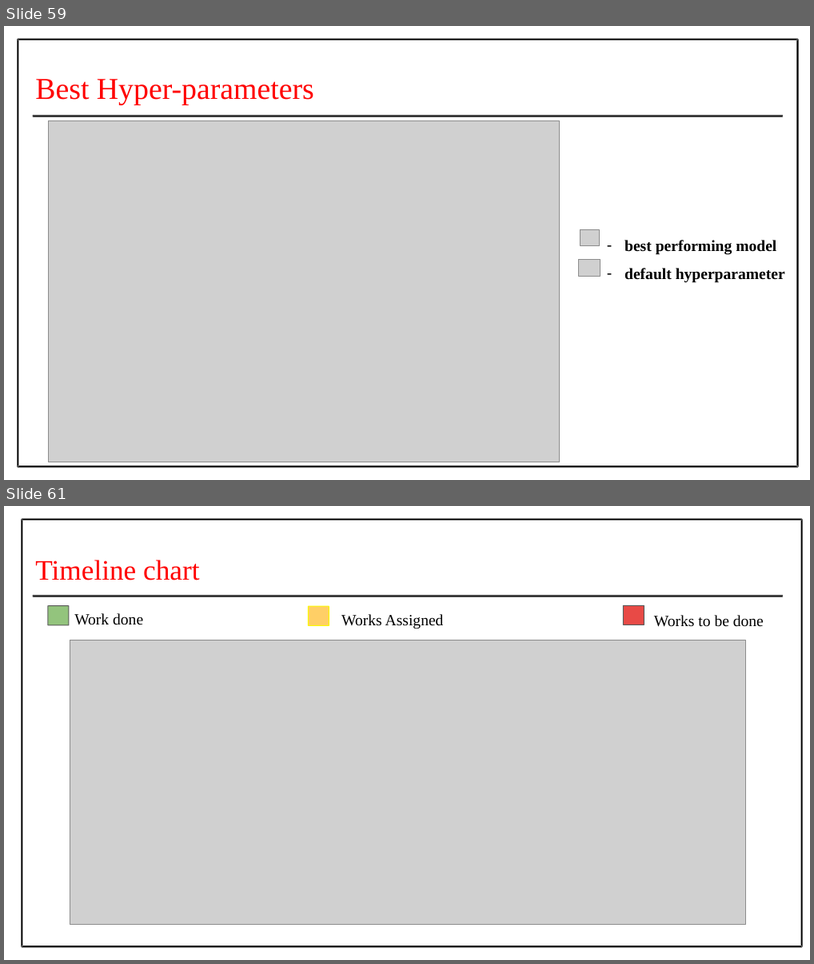
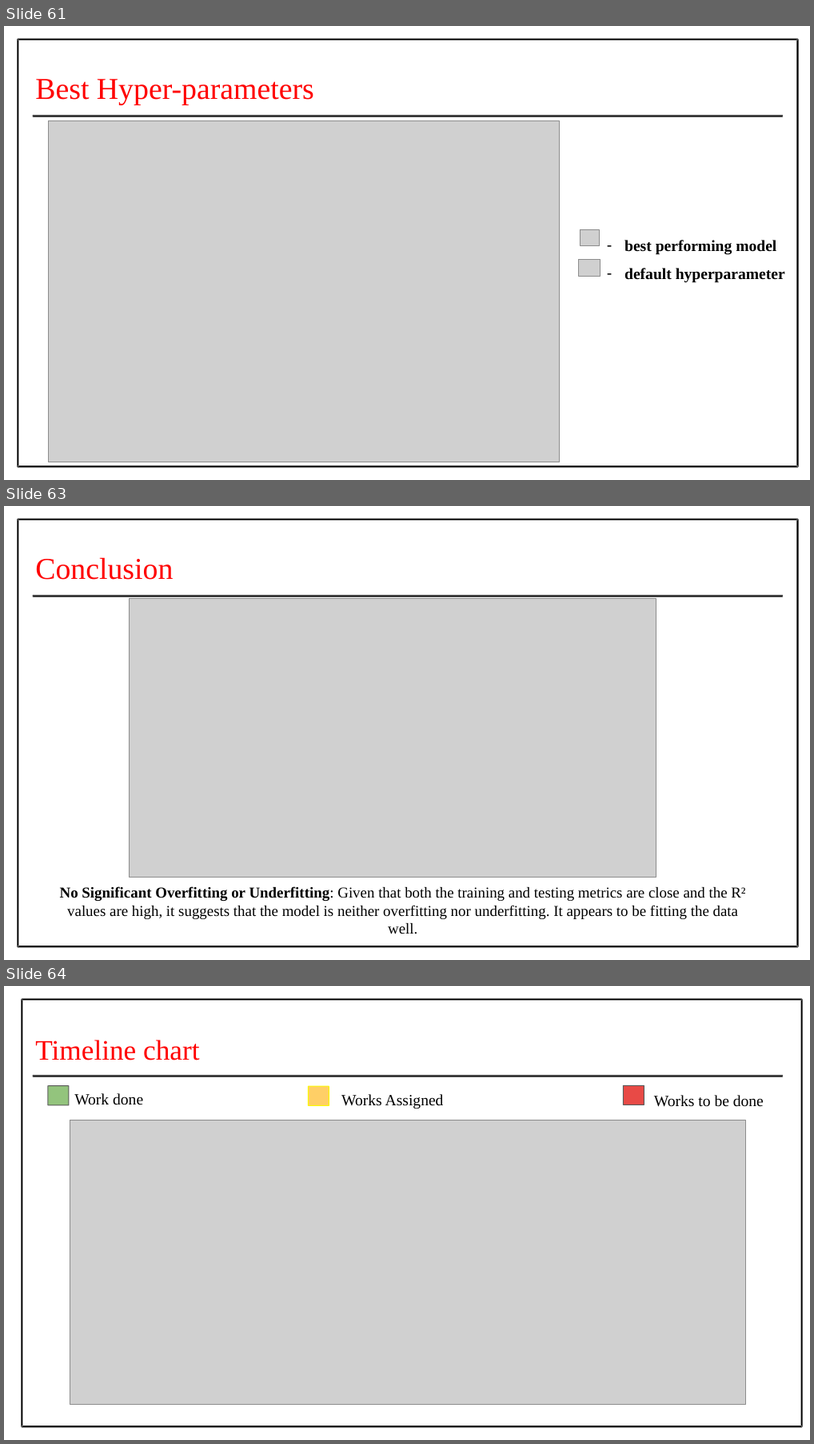
Before and after one commit to Prithiv-vijai/5g_MEC, a slide deck: files/Batch_4 IT-G2 Second Review.pptx. Shown one above the other, each under a label of ours: slides 59 and 61 before the commit, slides 61, 63 and 64 after it; the slides between them are not shown. The pictures are 814x964 and 814x1444 pixels, drawn with LibreOffice and Linux fonts; fonts in the diff are those of the drawing; grey boxes stand for pictures. Boxes give left, top, right and bottom in pixels: in the first picture for what was removed or moved away, otherwise in the second. Text is boxed around its words. In the diff, an @@ line names an element or a change of style, - is before the commit and + after.

```diff
--- a/files/Batch_4 IT-G2 Second Review.pptx
+++ b/files/Batch_4 IT-G2 Second Review.pptx
@@ slide 63 added at (4, 506, 810, 960), background #FFFFFF @@
@@ freeform shape added at (17, 519, 798, 947), fill #000000 @@
@@ text added at (35, 557, 173, 580), 54 pt, text #FF0000 @@
+Conclusion
@@ freeform shape added at (33, 595, 783, 596), fill #000000 @@
@@ freeform shape added at (33, 595, 783, 597), fill #595959 @@
@@ picture added at (129, 598, 656, 876) @@
@@ text added at (60, 886, 746, 933), 27 pt, text #000000 @@
+No Significant Overfitting or Underfitting: Given that both the training and testing metrics are close and the R² values are high, it suggests that the model is neither overfitting nor underfitting. It appears to be fitting the data well.
@@ what was slide 59 is now slide 61 @@
@@ what was slide 61 is now slide 64 @@
```
Also in this commit, not shown: 1 slide changed, 2 other slides added.
